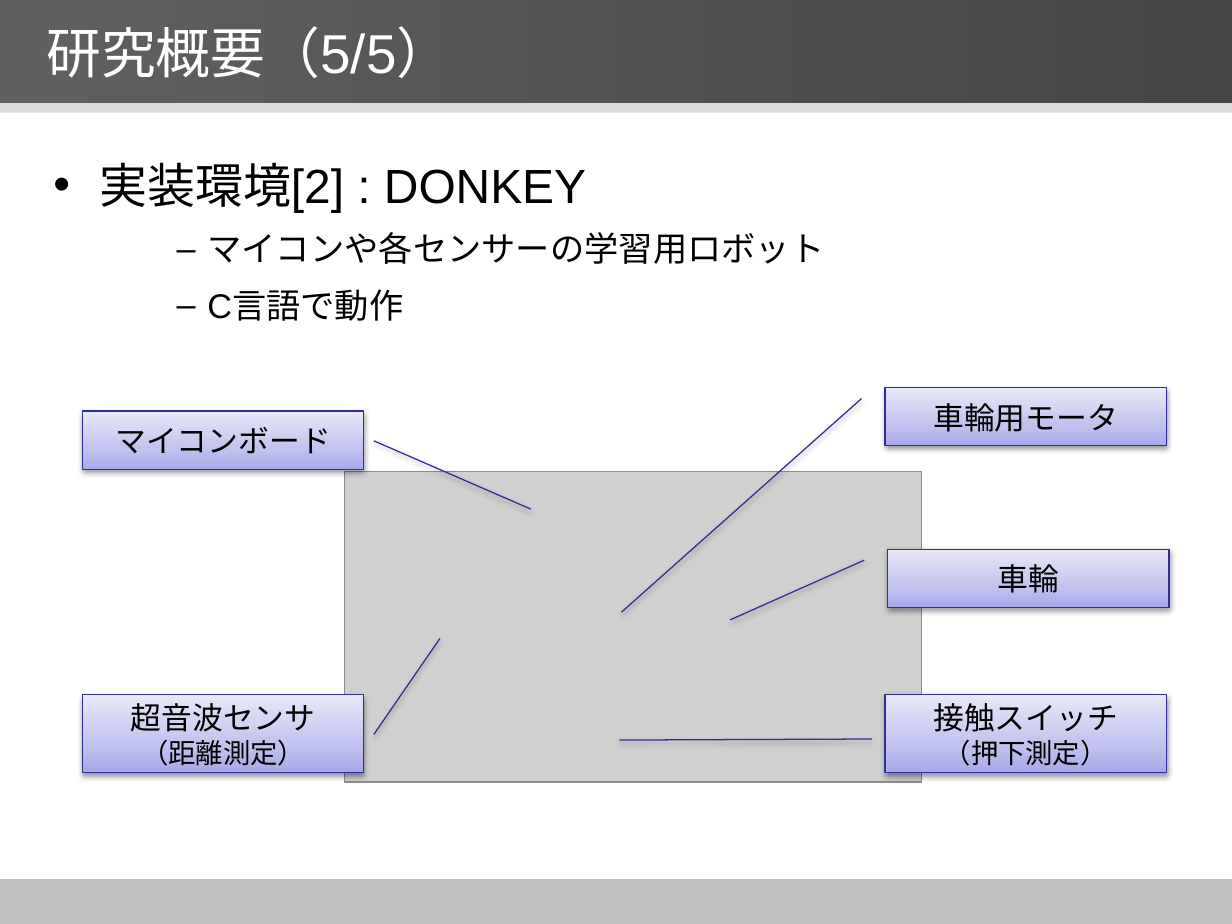
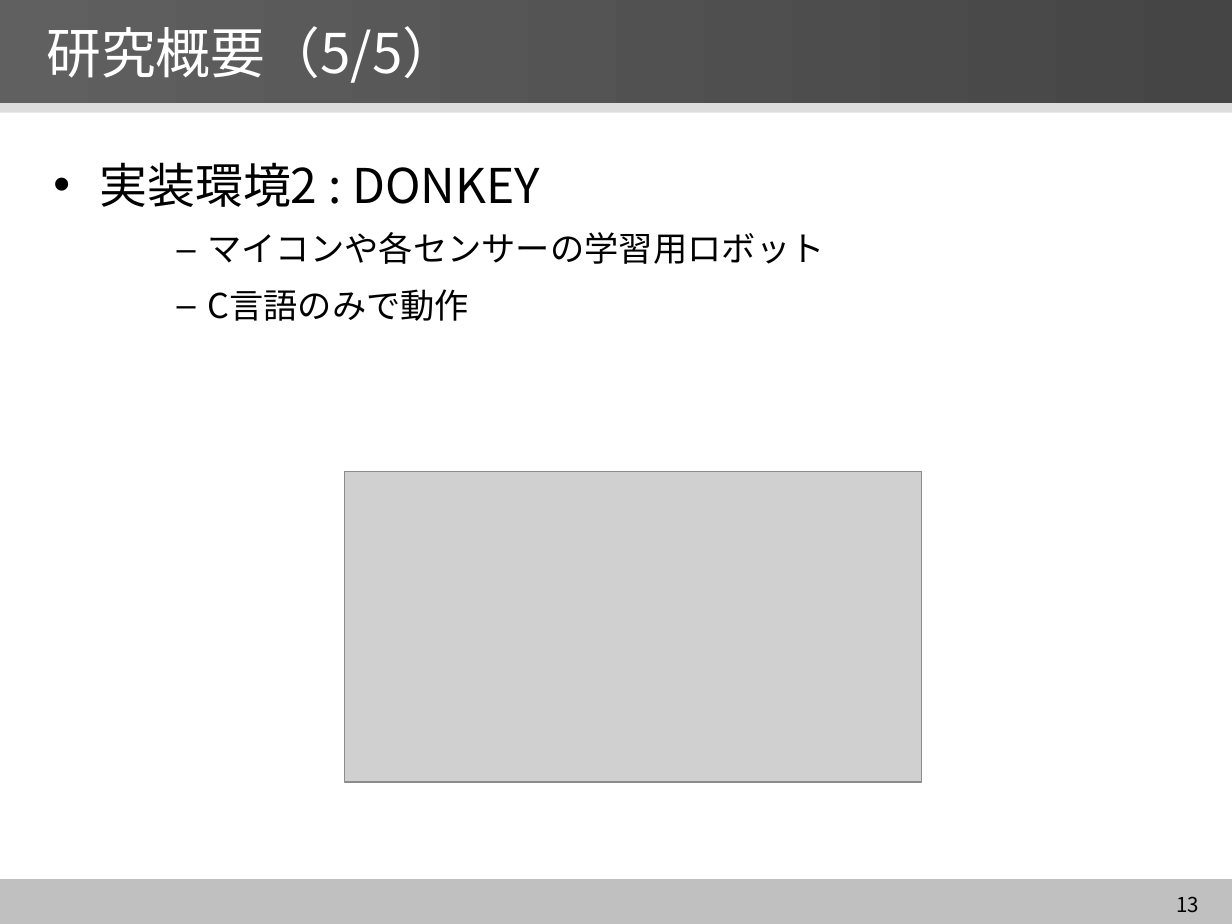
Before and after one commit to YutaNiimura/leJOS-OSEK, a slide deck: slide 13 of 中間発表関連/5I25新村祐太 中間発表スライドver2.0.pptx. Drawn at 1232x924 pixels with LibreOffice and Linux fonts; fonts in the diff are those of the drawing; grey boxes stand for pictures. Boxes give left, top, right and bottom in pixels: in the first picture for what was removed or moved away, otherwise in the second. Text is boxed around its words. In the diff, an @@ line names an element or a change of style, - is before the commit and + after.

```diff
--- a/中間発表関連/5I25新村祐太 中間発表スライドver2.0.pptx
+++ b/中間発表関連/5I25新村祐太 中間発表スライドver2.0.pptx
@@ title "研究概要（5/5）" at [46,26,457,83]: font Arial to Noto Sans CJK JP @@
@@ text at [100,162,540,207]: text changed; font Arial to Noto Sans CJK JP @@
-• 実装環境[2] : DONKEY
+• 実装環境2 : DONKEY
@@ text at [207,289,469,321]: text changed; font Arial to Noto Sans CJK JP @@
-    – C言語で動作
+    – C言語のみで動作
@@ border callout removed at [885,388,1165,446] @@
-車輪用モータ
@@ border callout removed at [83,411,363,469] @@
-マイコンボード
@@ border callout removed at [887,549,1168,607] @@
-車輪
@@ border callout removed at [83,695,363,772] @@
-超音波センサ
-（距離測定）
@@ border callout removed at [885,695,1165,772] @@
-接触スイッチ
-（押下測定）
@@ page number added at [1176,896,1199,913], 12 pt, text #000000 @@
+13
```
Also in this commit, not shown: 19 other slides changed.
